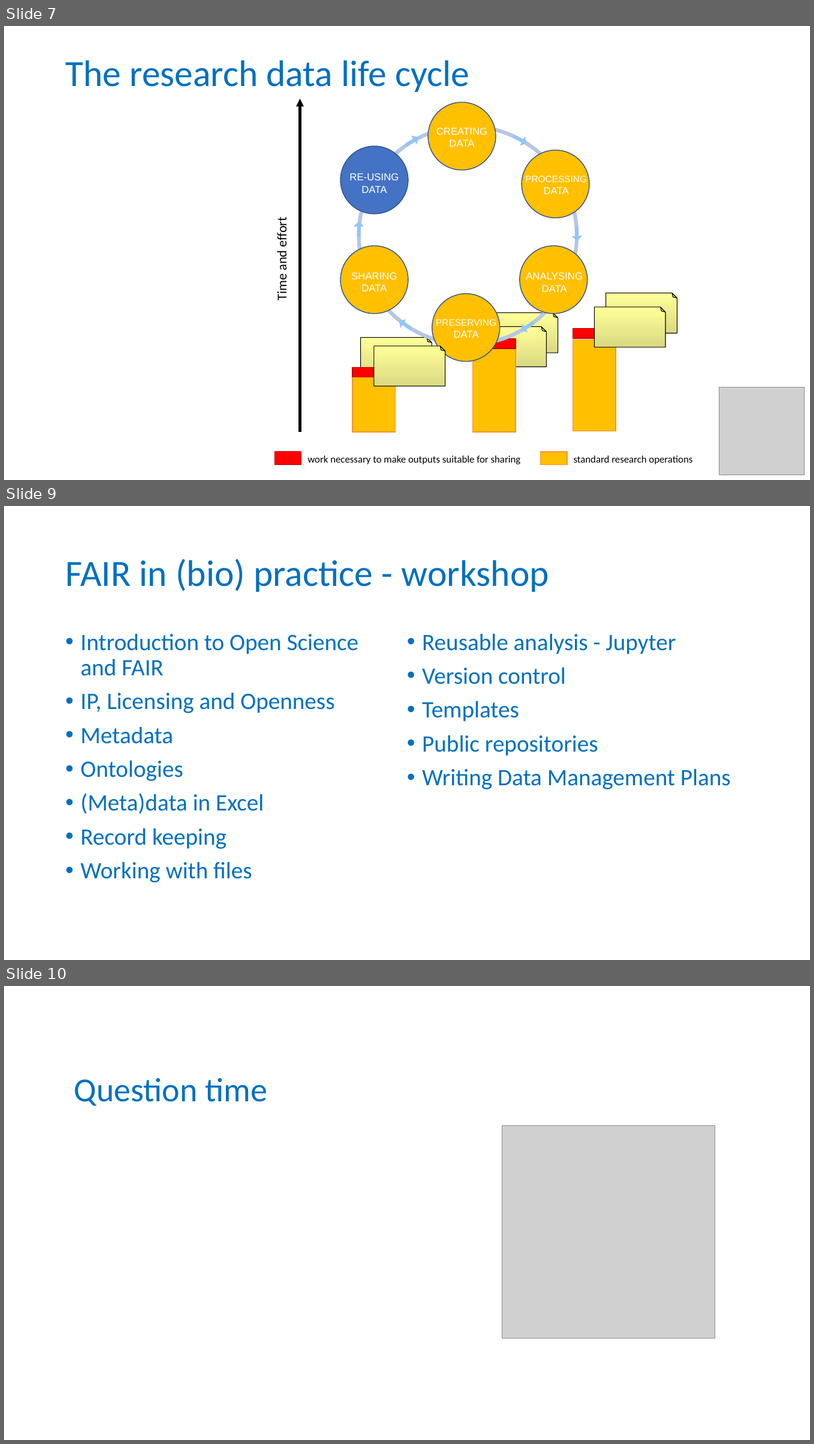
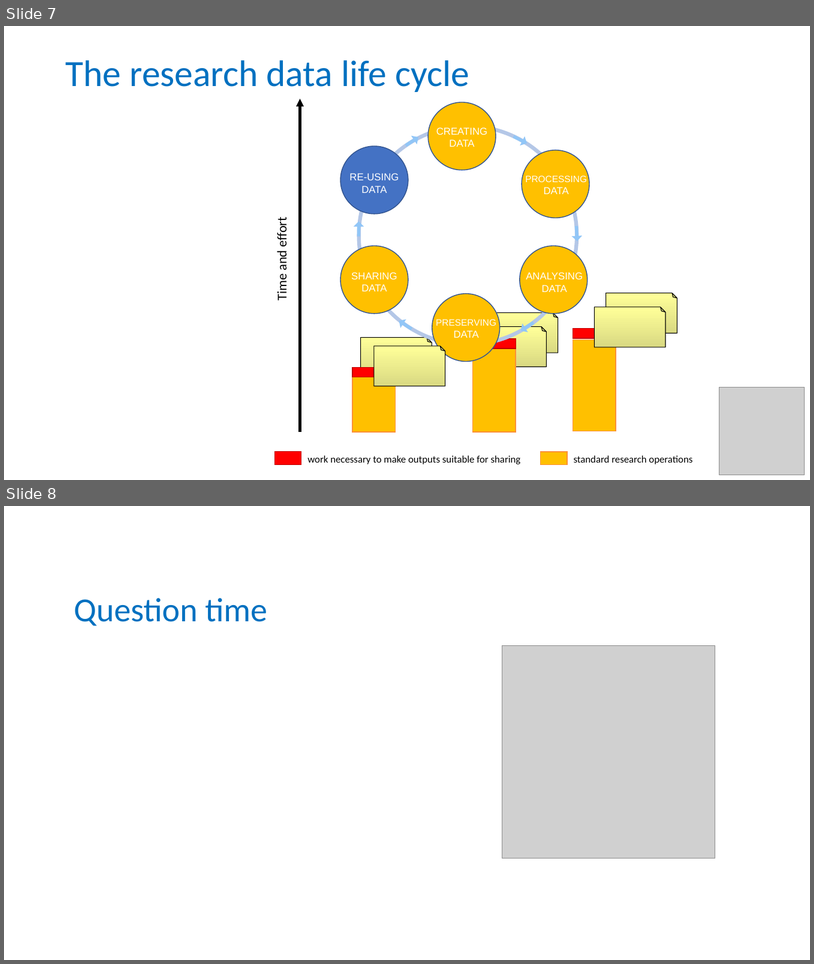
Before and after one commit to tobyhodges/probable-enigma, a slide deck: instructors/06-Practical_adoption.pptx. Shown one above the other, each under a label of ours: slides 7, 9 and 10 before the commit, slides 7 and 8 after it; the slides between them are not shown. The pictures are 814x1444 and 814x964 pixels, drawn with LibreOffice and Linux fonts; fonts in the diff are those of the drawing; grey boxes stand for pictures. Boxes give left, top, right and bottom in pixels: in the first picture for what was removed or moved away, otherwise in the second. Text is boxed around its words. In the diff, an @@ line names an element or a change of style, - is before the commit and + after.

```diff
--- a/instructors/06-Practical_adoption.pptx
+++ b/instructors/06-Practical_adoption.pptx
@@ slide 9 removed at (4,506,810,960), background #FFFFFF @@
@@ title removed at (65,559,549,592) @@
-FAIR in (bio) practice - workshop
@@ text removed at (81,633,359,882) @@
-• Introduction to Open Science and FAIR
-• IP, Licensing and Openness
-• Metadata
-• Ontologies
-• (Meta)data in Excel
-• Record keeping
-• Working with files
@@ text removed at (422,633,731,789) @@
-• Reusable analysis - Jupyter
-• Version control
-• Templates
-• Public repositories
-• Writing Data Management Plans
@@ what was slide 10 is now slide 8 @@
```
Also in this commit, not shown: 1 other slide removed.
